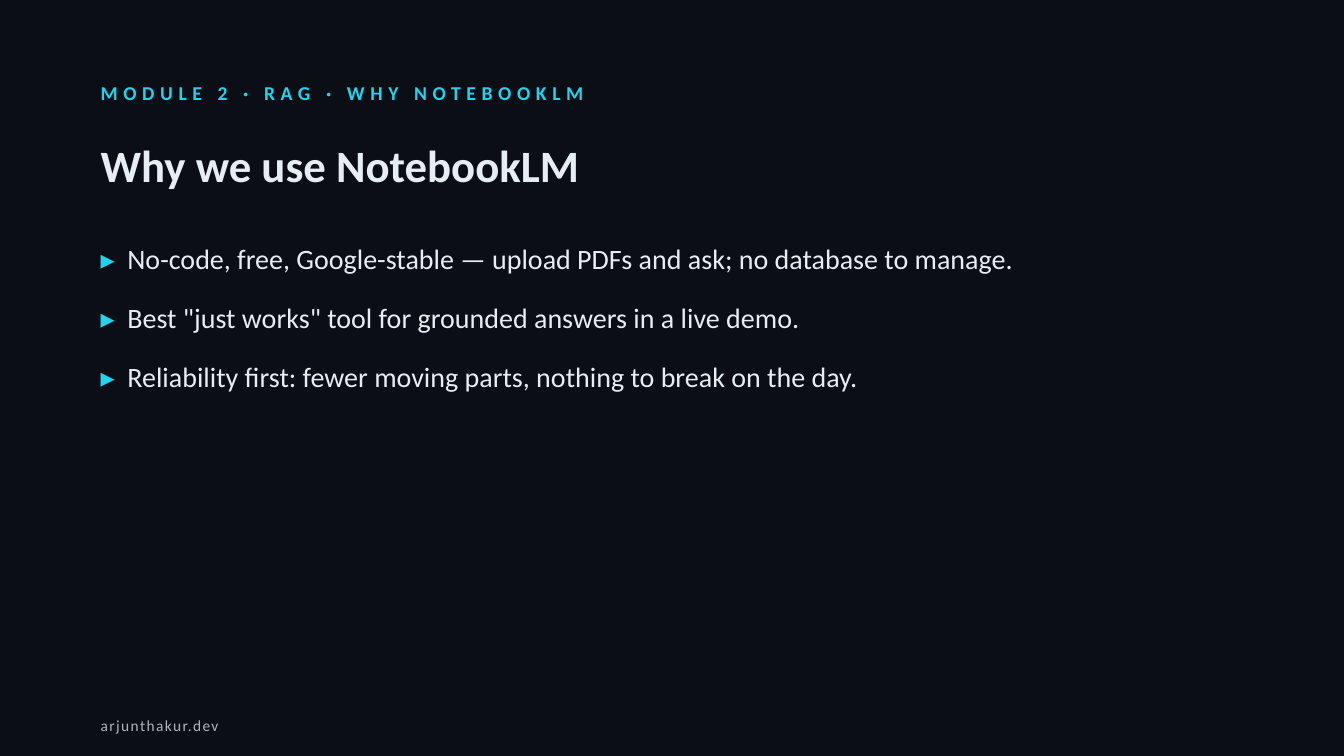
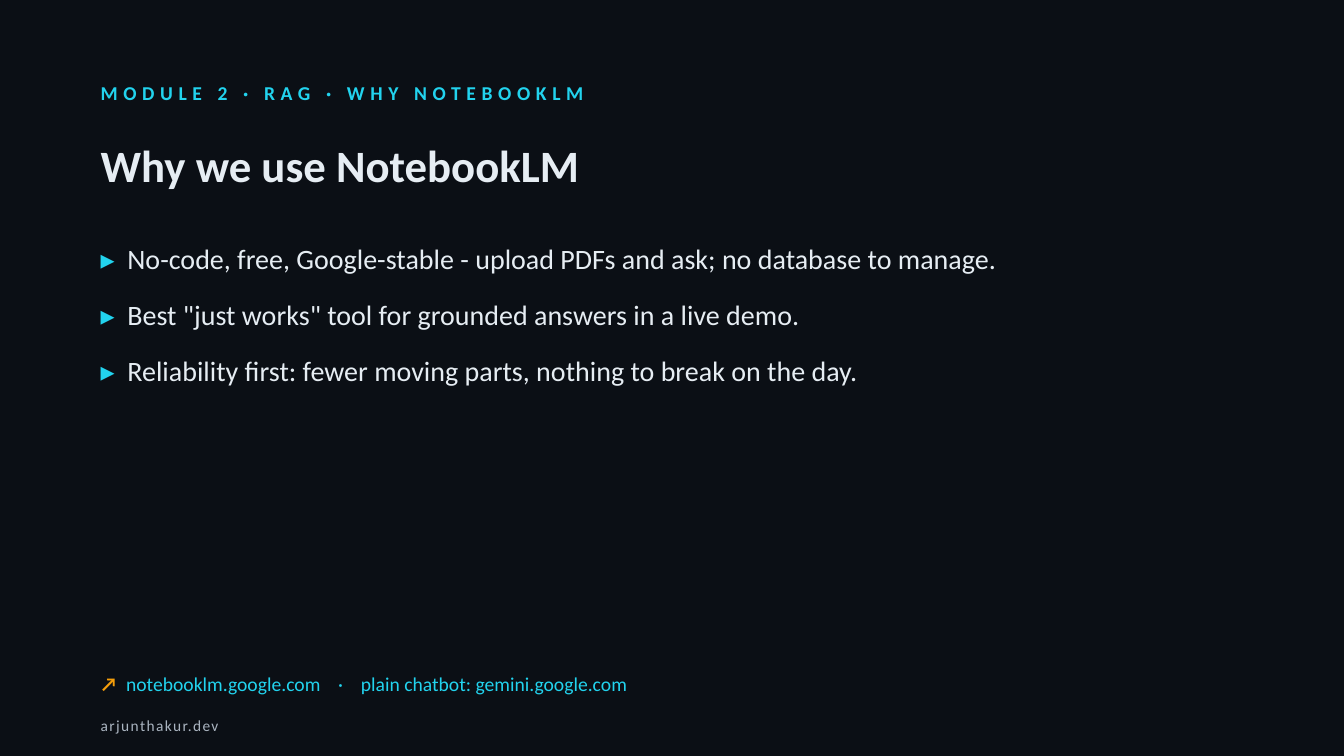
Before and after one commit to thakurarjun247/lgelectronics, a slide deck: slide 15 of LG-AI-Training-4hr.pptx (slide 14 before the commit). Drawn at 1344x756 pixels with LibreOffice and Linux fonts; fonts in the diff are those of the drawing. Boxes give left, top, right and bottom in pixels: in the first picture for what was removed or moved away, otherwise in the second. Text is boxed around its words. In the diff, an @@ line names an element or a change of style, - is before the commit and + after.

```diff
--- a/LG-AI-Training-4hr.pptx
+++ b/LG-AI-Training-4hr.pptx
@@ text at [127,249,996,274]: text changed @@
-▸ No-code, free, Google-stable — upload PDFs and ask; no database to manage.
+▸ No-code, free, Google-stable - upload PDFs and ask; no database to manage.
@@ text added at [126,677,627,695], 14 pt, text #22D3EE @@
+↗ notebooklm.google.com · plain chatbot: gemini.google.com
```
Also in this commit, not shown: 25 other slides changed, 2 slides added, 1 slide removed, 2 other files.
